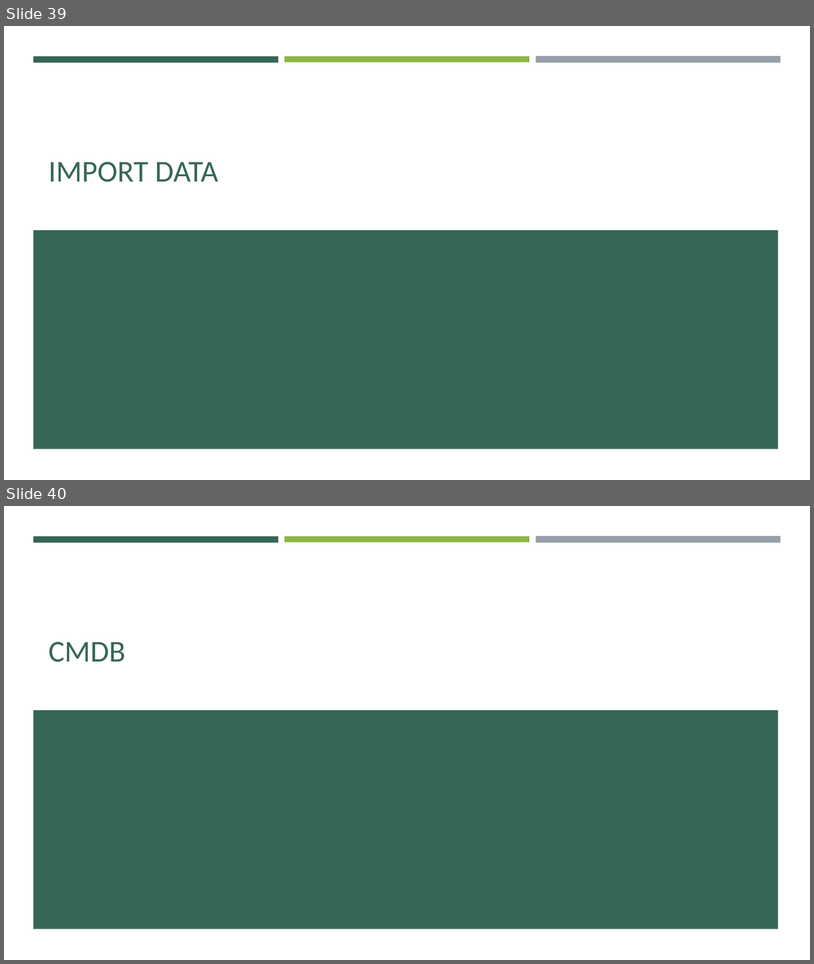
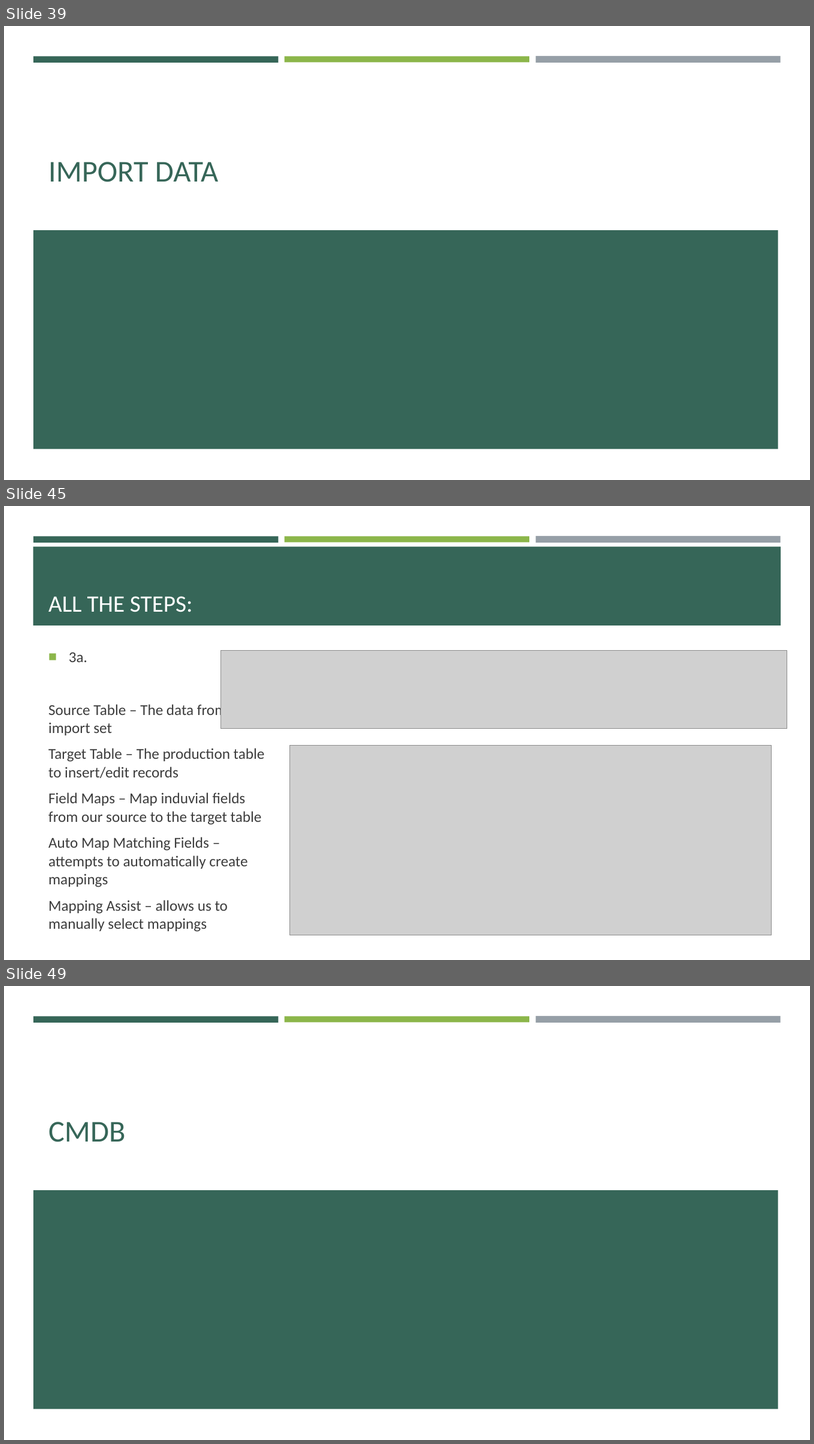
Before and after one commit to e-m-wilson/SNOW, a slide deck: Week_4/Database_Management_&_Platform_Security.pptx. Shown one above the other, each under a label of ours: slides 39 and 40 before the commit, slides 39, 45 and 49 after it; the slides between them are not shown. The pictures are 814x964 and 814x1444 pixels, drawn with LibreOffice and Linux fonts; fonts in the diff are those of the drawing; grey boxes stand for pictures. Boxes give left, top, right and bottom in pixels: in the first picture for what was removed or moved away, otherwise in the second. Text is boxed around its words. In the diff, an @@ line names an element or a change of style, - is before the commit and + after.

```diff
--- a/Week_4/Database_Management_&_Platform_Security.pptx
+++ b/Week_4/Database_Management_&_Platform_Security.pptx
@@ slide 45 added at [4, 506, 810, 960], background #FFFFFF; not listed: 3 template elements that a slide beside it also shows @@
@@ rectangle added at [33, 547, 782, 625], fill #366658 @@
@@ title added at [48, 596, 193, 612], 28 pt, text #FFFFFF @@
+ALL THE STEPS:
@@ text added at [48, 652, 265, 931], 18 pt, text #3D3D3D @@
+■ 3a.
+Source Table – The data from our import set
+Target Table – The production table to insert/edit records
+Field Maps – Map induvial fields from our source to the target table
+Auto Map Matching Fields – attempts to automatically create mappings
+Mapping Assist – allows us to manually select mappings
@@ picture added at [221, 650, 788, 728] @@
@@ picture added at [290, 745, 771, 935] @@
@@ what was slide 40 is now slide 49 @@
```
Also in this commit, not shown: 8 other slides added, 4 other files.
